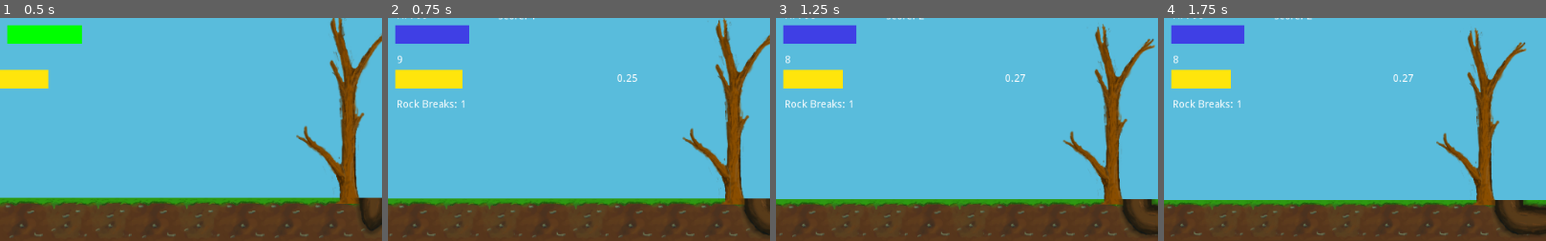
Above: before the commit, frames 1-4 (left to right).
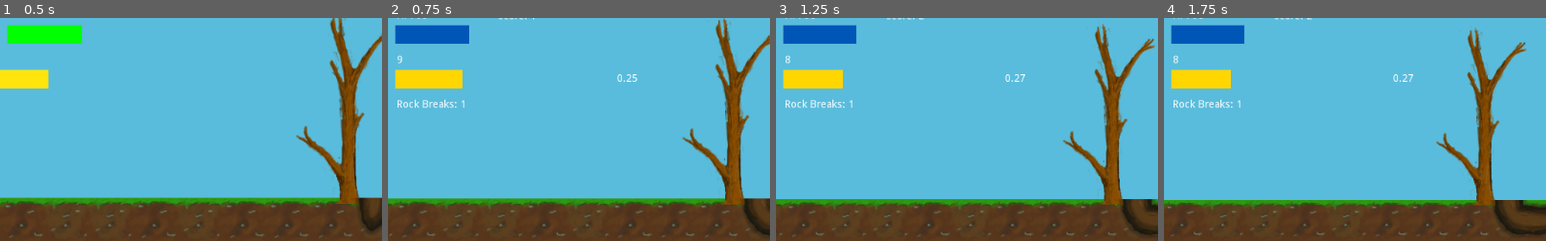
Above: after the commit, the same moments.

Repository: Sushperson/Tree-Simulator-2023
Game: Godot game, scene res://Scenes/World.tscn
The game is run twice, just before and just after one commit, with the same random seed, the same clock (stepped at 60 frames per second) and the same inputs. The engine's default icon, where the game draws it, is replaced by a stand-in: a white triangle on a blue panel in a dark square.
Inputs:
- Up to frame 1 (0.5 s): no input
- Up to frame 2 (0.75 s): tap Enter (ui_accept) at 0.5 s; hold D (right) from 0.53 s (still down)
- Up to frame 3 (1.25 s): keep holding D (right); tap Enter (ui_accept) at 0.77 s
- Up to frame 4 (1.75 s): release D (right) at 1.28 s; hold S (down) from 1.28 s (still down); tap Enter (ui_accept) at 1.52 s
The pictures show only the part of the screen within x 1-51%, y 5-55%; the shares and areas given below are measured in that part.

Frame 1 is identical in both runs. In frame 2, 1.6% of the frame differs, in the area x 2-22%, y 3-12%; in frame 3, 1.5%; in frame 4, 1.5%.

Commit message:
SLAVA UKRAINI

Diff:
--- a/Tree_sim/Scripts/World.gd
+++ b/Tree_sim/Scripts/World.gd
@@ -315,7 +315,7 @@
 
 	HpFill.position.x = hp_bar_pos_x + (HpFill.scale.x / 2)
 	HpFill.position.y = hp_bar_pos_y
-	HpFill.modulate = Color(0.25,0.25,0.9)
+	HpFill.modulate = Color(0,(87.0/255.0),(183.0/255.0))
 
 func visual_food():
 	var HUD = get_node("HUD")
@@ -330,7 +330,7 @@
 
 	FoodFill.position.x = food_bar_pos_x + (FoodFill.scale.x / 2)
 	FoodFill.position.y = food_bar_pos_y
-	FoodFill.modulate = Color(1,0.90,0.05)
+	FoodFill.modulate = Color(1,(215.0/255.0),0)
 
 
 func score_update():
